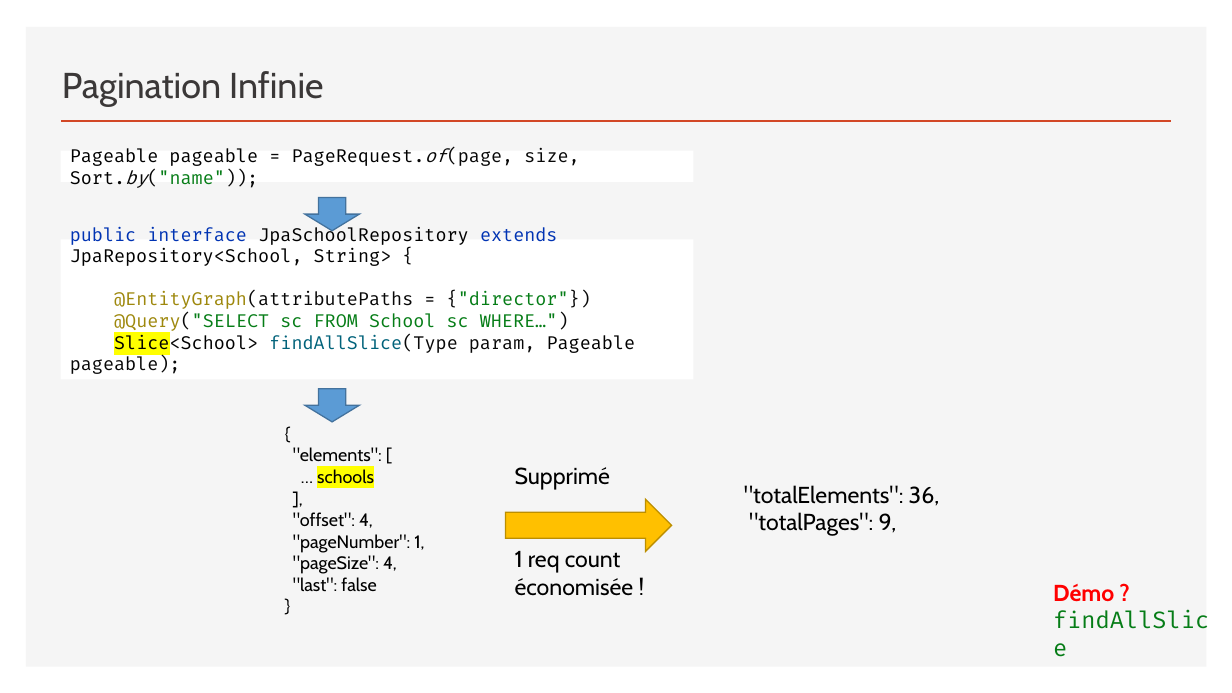
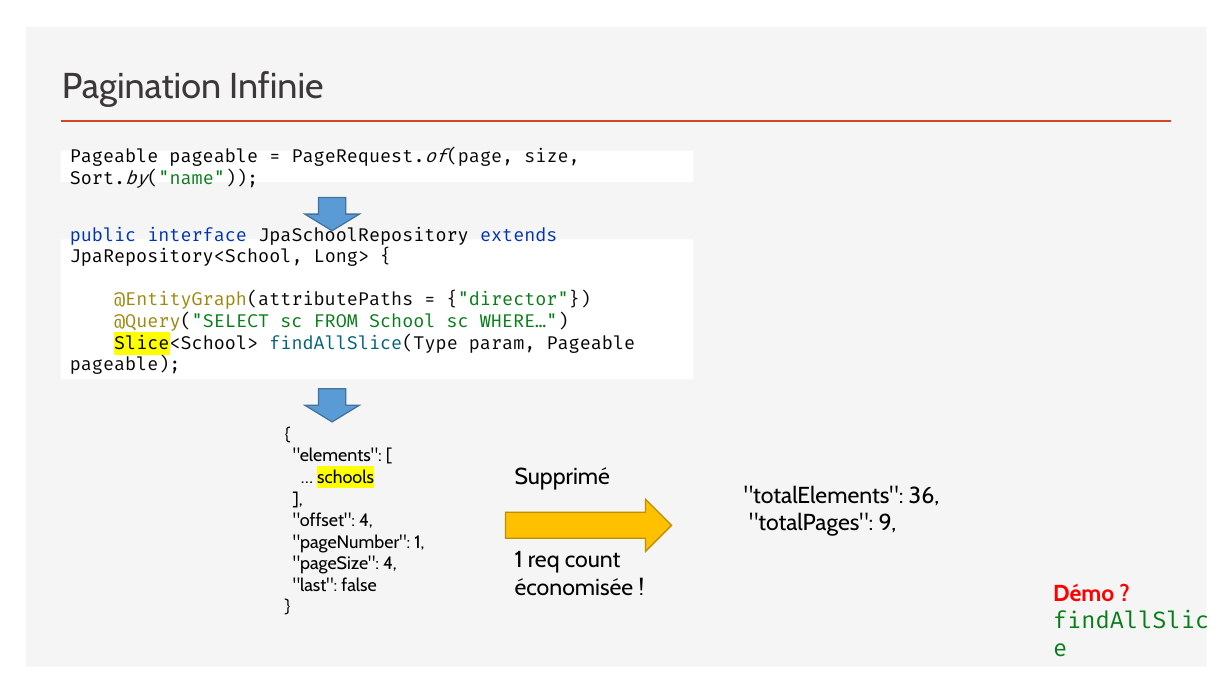
Before and after one commit to sebzuki/hibernate, a slide deck: slide 22 of JPA-HIBERNATE.pptx. Drawn at 1232x693 pixels with LibreOffice and Linux fonts; fonts in the diff are those of the drawing. Boxes give left, top, right and bottom in pixels: in the first picture for what was removed or moved away, otherwise in the second. Text is boxed around its words. In the diff, an @@ line names an element or a change of style, - is before the commit and + after.

```diff
--- a/JPA-HIBERNATE.pptx
+++ b/JPA-HIBERNATE.pptx
@@ text in rectangle at <box>70,227,558,266</box>: text changed @@
-public interface JpaSchoolRepository extends JpaRepository<School, String> {
+public interface JpaSchoolRepository extends JpaRepository<School, Long> {
```
Also in this commit, not shown: 4 other slides changed.
